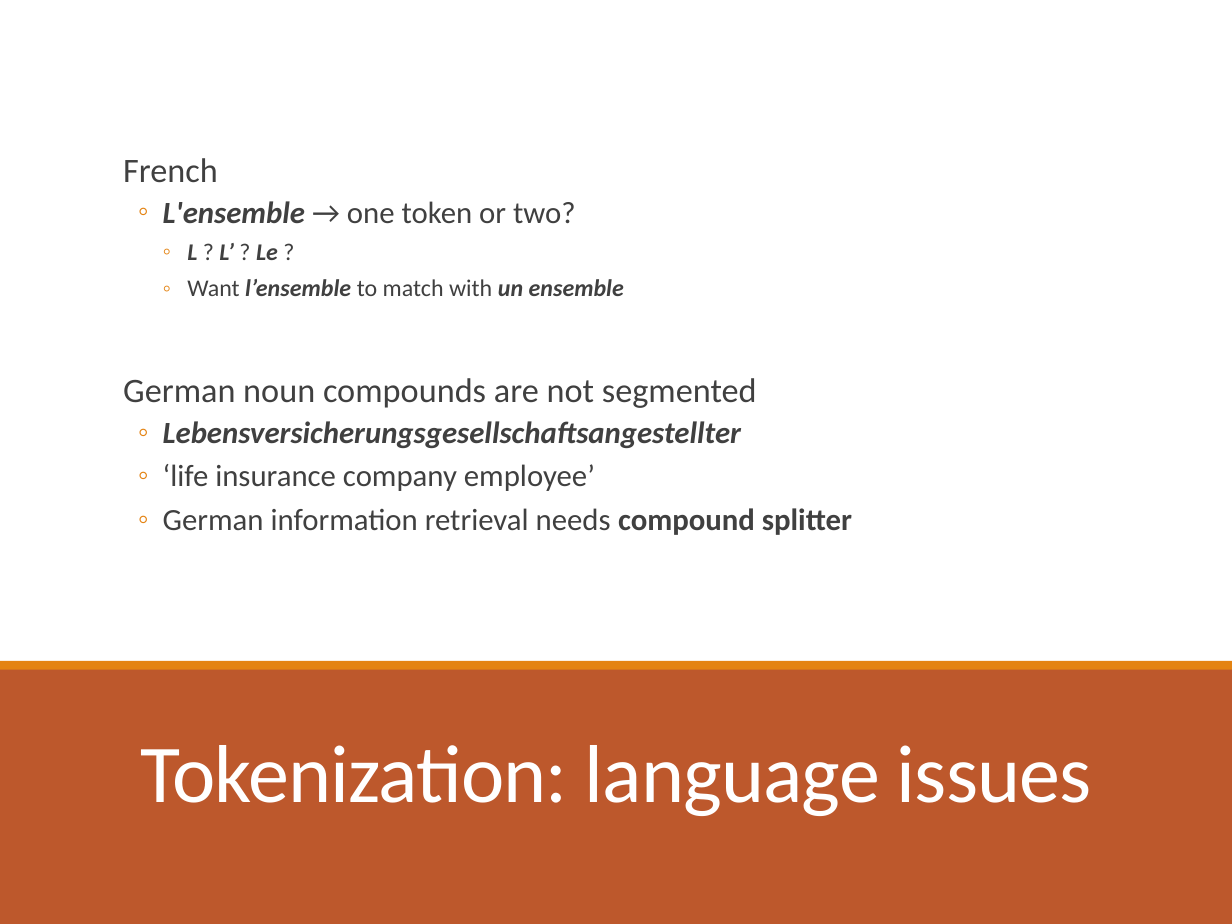
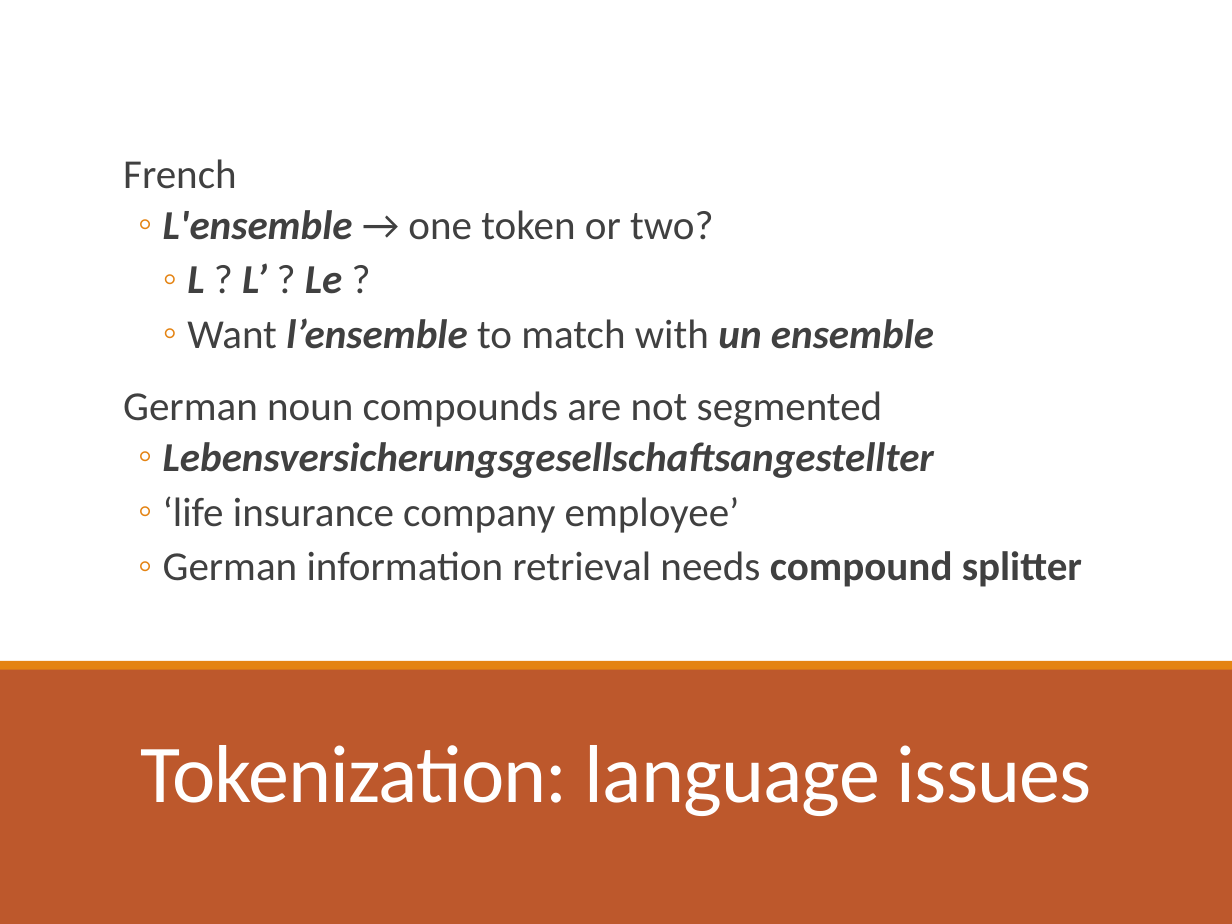
Before and after one commit to computational-linguistics-class/computational-linguistics-class.github.io, a slide deck: slide 34 of slides/02-text-processing.pptx (slide 38 before the commit). Drawn at 1232x924 pixels with LibreOffice and Linux fonts; fonts in the diff are those of the drawing. Boxes give left, top, right and bottom in pixels: in the first picture for what was removed or moved away, otherwise in the second. Text is boxed around its words. In the diff, an @@ line names an element or a change of style, - is before the commit and + after.

```diff
--- a/slides/02-text-processing.pptx
+++ b/slides/02-text-processing.pptx
@@ text "French" at box(123, 159, 1082, 587): size 20 to 24 pt in "French", "German noun compounds are not segmented"; size 18 to 24 pt in "L'ensemble → one token or two?", "Lebensversicherungsgesellschaftsangestellter", "‘life insurance company employee’", "German information retrieval needs compound splitter"; size 14 to 24 pt in "L ? L’ ? Le ?", "Want l’ensemble to match with un ensemble" @@
```
Also in this commit, not shown: 8 other slides changed, 3 slides added, 7 slides removed, 1 other file.
